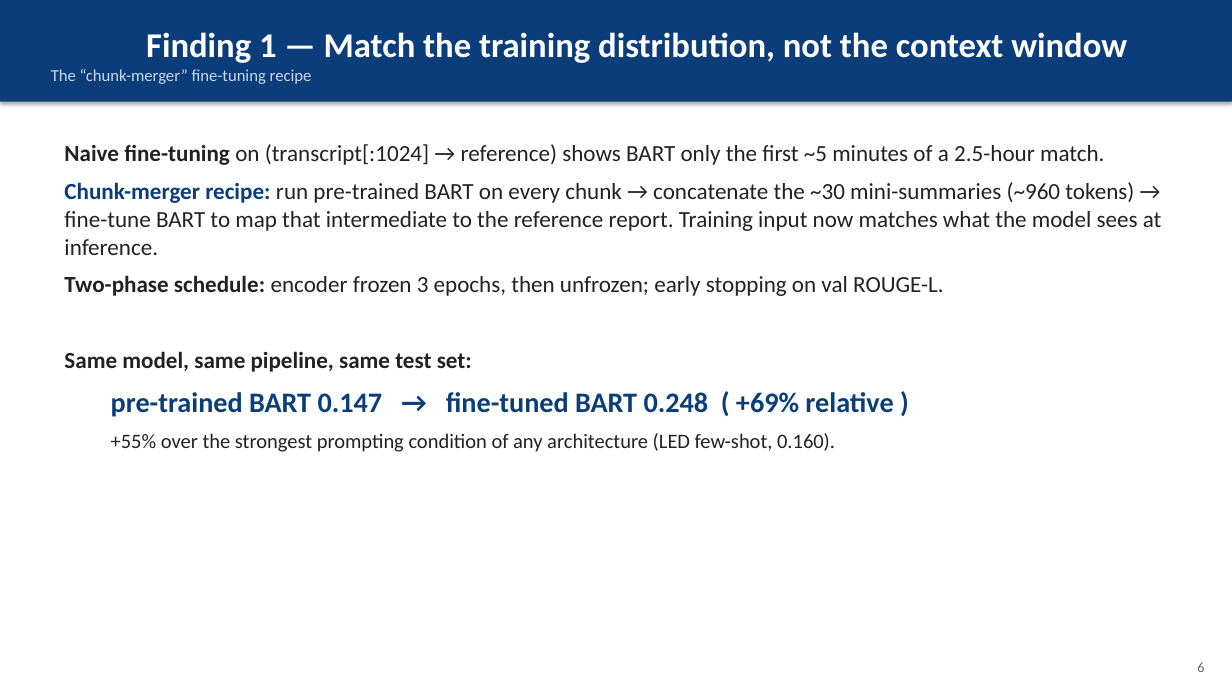
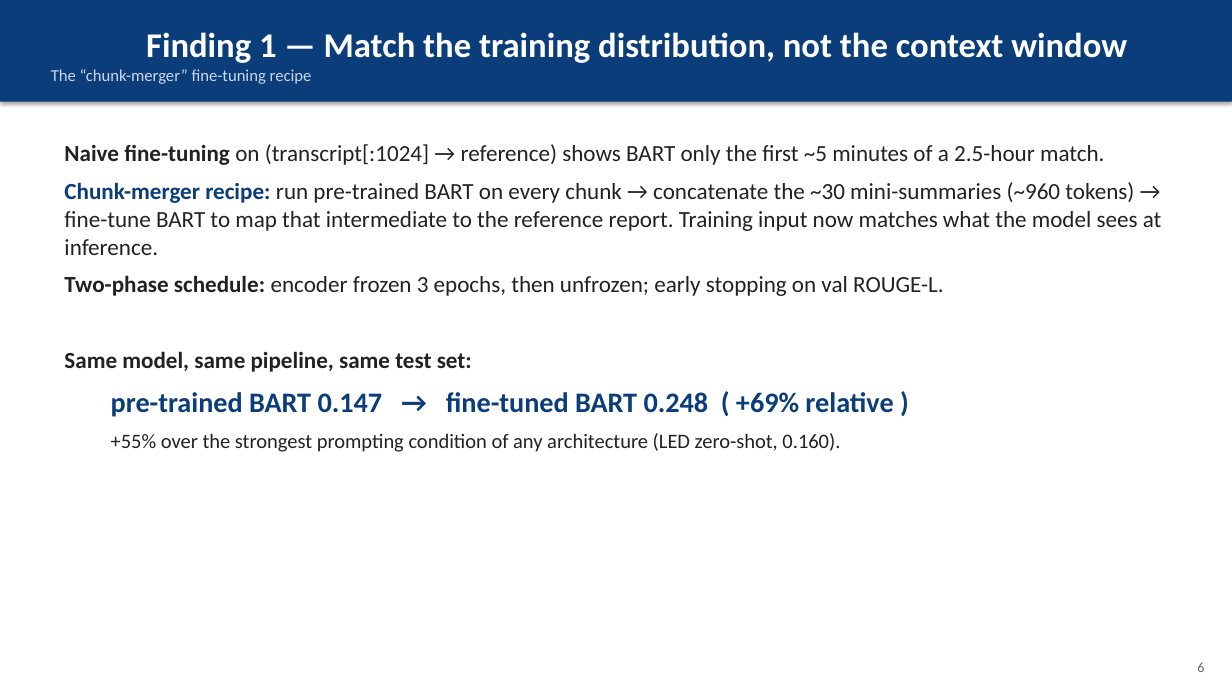
Before and after one commit to christiandalfarra/ANLP_Project, a slide deck: slide 6 of report/slides/ANLP_slides.pptx. Drawn at 1232x693 pixels with LibreOffice and Linux fonts; fonts in the diff are those of the drawing. Boxes give left, top, right and bottom in pixels: in the first picture for what was removed or moved away, otherwise in the second. Text is boxed around its words. In the diff, an @@ line names an element or a change of style, - is before the commit and + after.

```diff
--- a/report/slides/ANLP_slides.pptx
+++ b/report/slides/ANLP_slides.pptx
@@ text at (x1=111, y1=433, x2=840, y2=452): text changed @@
-  +55% over the strongest prompting condition of any architecture (LED few-shot, 0.160).
+  +55% over the strongest prompting condition of any architecture (LED zero-shot, 0.160).
```
Also in this commit, not shown: 3 other slides changed, 6 other files.
